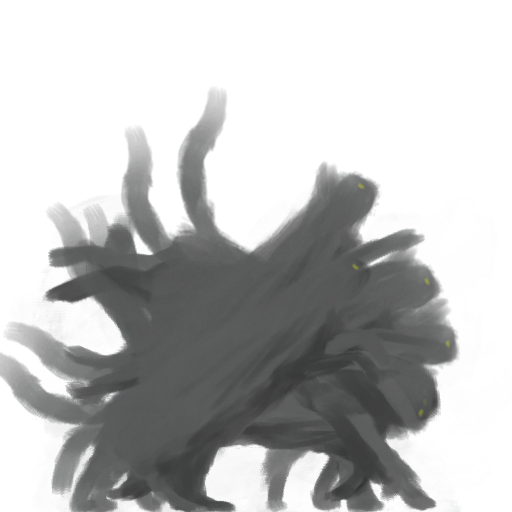
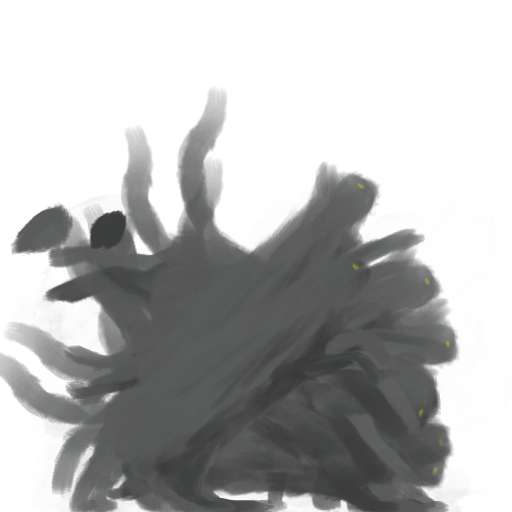
Layer changes from the first 512 x 512 image to the second:
showed "swatches" over <box>10,192,448,512</box>
added group "land1" with 1 layers above "land2" over <box>10,156,482,512</box>
added layer "Layer 2" (6th of 11, in "land1") in group "land1" over <box>10,156,482,512</box>
added group "land2" with 1 layers above "walk4" over <box>10,241,485,512</box>
added layer "Layer 2" (7th of 11, in "land2") in group "land2" over <box>10,241,485,512</box>
